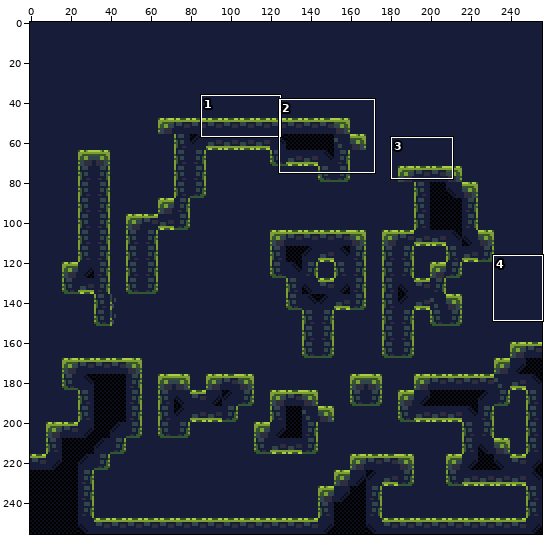
Sprite sheet, stored at levels/World1/simplified/Level_2/_composite.png. The first picture is a wide view before the edit; the outline marks the close-up.
Close-up. Before the edit:
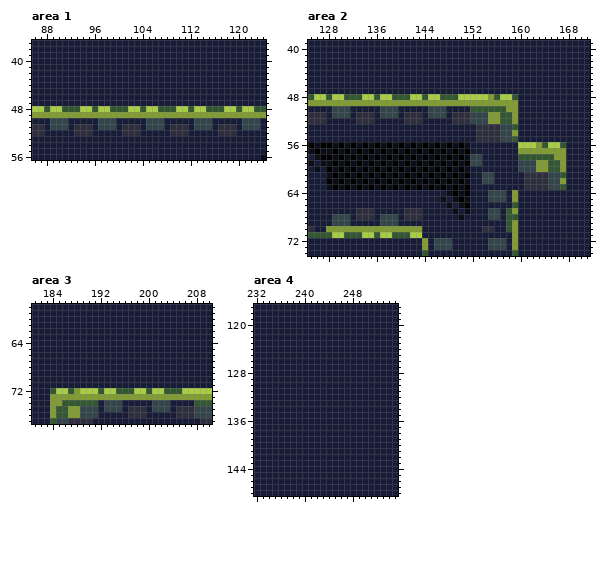
The file is 256x256 pixels. Shown: area 1: x 86..124, y 37..56; area 2: x 125..171, y 39..74; area 3: x 181..210, y 58..77; area 4: x 232..255, y 117..148. The commit also changed other parts of the picture, which this record leaves out.
Once edited:
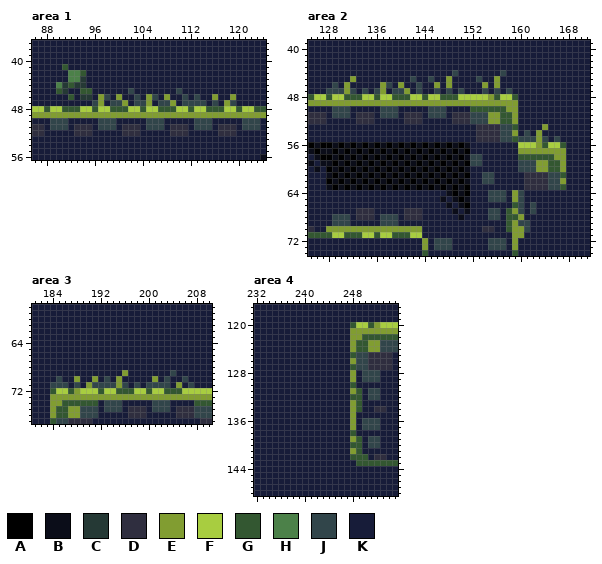
Palette (. is transparent): A #000000  B #0b0d19  C #253935  D #2f2e3f  E #819d31  F #a8cd40  G #335731  H #4c8149  J #31454a  K #171c39
Difference:
Area 1:
y 41: x 91 K -> G
y 42: x 92..94 KKK -> HHG
y 43: x 92..94 KKK -> HHC
y 44: x 90..94 KKKKK -> HCGCC
y 45: x 90..91 KK -> GC; x 94..95 KK -> GG; x 102 K -> J; x 110 K -> J
y 46: x 92 K -> G; x 94..95 KK -> CC; x 97..98 KK -> EJ; x 100 K -> E; x 103 K -> J; x 105..106 KK -> EJ; x 108 K -> E; x 111 K -> J; x 113 K -> J; x 116 K -> E; x 119 K -> E
y 47: x 96..97 KK -> JE; x 99..101 KKK -> JJE; x 103..105 KKK -> JJE; x 107..109 KKK -> JJE; x 111..114 KKKK -> JJJJ; x 116 K -> J; x 118..119 KK -> EJ
Area 2:
y 44: x 149 K -> J; x 157 K -> J
y 45: x 132 K -> E; x 142 K -> J; x 145 K -> J; x 148 K -> E; x 153 K -> J; x 156 K -> E
y 46: x 129 K -> J; x 131 K -> E; x 137..138 KK -> EJ; x 140 K -> E; x 143 K -> J; x 146 K -> E; x 148 K -> E; x 154 K -> E; x 156 K -> E
y 47: x 128..132 KKKKK -> JJJEJ; x 134 K -> J; x 136..137 KK -> JE; x 139..141 KKK -> JJE; x 143 K -> J; x 146 K -> J; x 148 K -> J; x 150 K -> J; x 154 K -> J; x 156 K -> J; x 158 K -> J
y 53: x 164 K -> E
y 54: x 161 K -> J; x 163 K -> E
y 55: x 160..164 KKKKK -> JJJEJ; x 166 K -> J
y 64..65: x 160 K -> J
y 66..67: x 160 K -> J; x 162 K -> J
y 68: x 160 K -> E
y 69: x 160..161 KK -> JJ
y 70: x 160..161 KK -> EJ
y 71: x 160 K -> E
Area 3:
y 69: x 196 K -> E; x 204 K -> J
y 70: x 185 K -> J; x 188 K -> E; x 191 K -> E; x 193 K -> J; x 195 K -> E; x 201 K -> E; x 203 K -> J; x 206 K -> J
y 71: x 184..186 KKK -> JJJ; x 188 K -> J; x 190..196 KKKKKKK -> EJJJJEJ; x 198 K -> J; x 200..203 KKKK -> JJJJ; x 205 K -> E; x 207 K -> J
Area 4:
y 120: x 248..255 KKKKKKKK -> GFFGEFFF
y 121: x 248..255 KKKKKKKK -> EEEEEEEE
y 122: x 248..255 KKKKKKKK -> EEGGGGGG
y 123..124: x 248..255 KKKKKKKK -> EGGEEJJJ
y 125: x 248..254 KKKKKKK -> GJJDDDD
y 126: x 248..254 KKKKKKK -> EJJDDDD
y 127: x 248..254 KKKKKKK -> GJJDDDD
y 128..129: x 248 K -> E; x 250..252 KKK -> JJJ
y 130: x 248 K -> G
y 131: x 248..249 KK -> EG; x 251..252 KK -> JJ
y 132: x 248..249 KK -> GG; x 251..252 KK -> JJ
y 133: x 248..249 KK -> EG
y 134: x 248..249 KK -> EG; x 252..253 KK -> DD
y 135: x 248 K -> E
y 136..137: x 248 K -> E; x 250..252 KKK -> JJJ
y 138: x 248 K -> G
y 139: x 248..249 KK -> EG; x 251..252 KK -> JJ
y 140: x 248..249 KK -> GG; x 251..252 KK -> JJ
y 141: x 248..249 KK -> EG
y 142: x 248..250 KKK -> GGG; x 252..253 KK -> DD
y 143: x 249..255 KKKKKKK -> GGGGGGG
